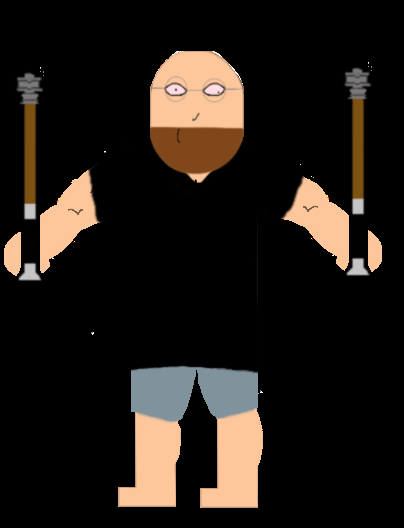
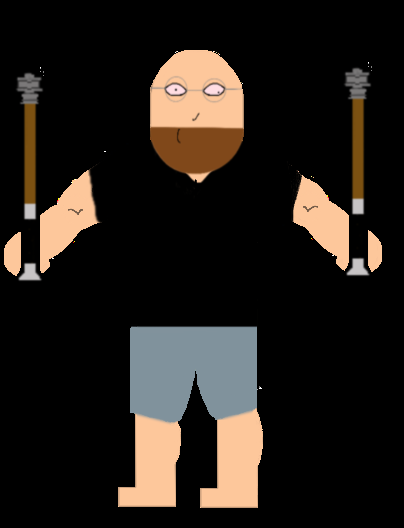
Two versions of the same layered image (404 × 528). Layer-by-layer changes:
moved "Aus Auswahl" (7th of 16, in "Neue Gruppe" › "Neue Gruppe") into group "Neue Gruppe", painted on it over [257, 161, 329, 231]
renamed "Ebene 42" to "Bild eingefügt", hid it, painted on it over [150, 50, 253, 147]
removed layer "Bild eingefügt" (7th of 9, in "Neue Gruppe") from group "Neue Gruppe" over [87, 137, 307, 375]
removed layer "Ebene 41" (2nd of 2, in "Neue Gruppe" › "Neue Gruppe") from group "Neue Gruppe" over [131, 359, 197, 426]
moved "Aus Auswahl" (11th of 16, in "Neue Gruppe" › "Neue Gruppe") into group "Neue Gruppe", painted on it over [131, 190, 377, 400]
added layer "Aus Auswahl" (12th of 16, in "Neue Gruppe" › "Neue Gruppe") in group "Neue Gruppe" over [251, 145, 329, 231]
renamed "Ebene 43" to "Ebene 42", moved it into group "Neue Gruppe", painted on it over [130, 50, 255, 426]
added layer "Aus Auswahl" (13th of 16, in "Neue Gruppe") in group "Neue Gruppe" over [130, 326, 262, 396]
renamed "Ebene 42" to "Ebene 41", painted on it over [130, 360, 258, 426]
showed group "Neue Gruppe" (12th of 14, in "Neue Gruppe") (2 layers) over [104, 138, 270, 426]
renamed "Bild eingefügt" to "Ebene 42", painted on it over [130, 213, 266, 423]
renamed "Bild eingefügt" to "Ebene 43", painted on it over [130, 218, 263, 426]
hid group "Neue Gruppe" (13th of 14, in "Neue Gruppe") (3 layers) over [104, 138, 377, 366]
renamed "Ebene 44" to "Bild eingefügt", moved it into group "Neue Gruppe", painted on it over [104, 138, 279, 366]
renamed "Aus Auswahl" to "Ebene 9", painted on it over [104, 138, 377, 337]
added layer "Ebene 44" (2nd of 2, in "Neue Gruppe") in group "Neue Gruppe" over [130, 137, 286, 332]
painted on "Aus Auswahl" (14th of 16, in "Neue Gruppe" › "Neue Gruppe") over [8, 199, 93, 272]
painted on "Aus Auswahl" (15th of 16, in "Neue Gruppe" › "Neue Gruppe") over [65, 152, 106, 225]
…and 2 more changes (1 painted, 1 removed, 1 stack)
